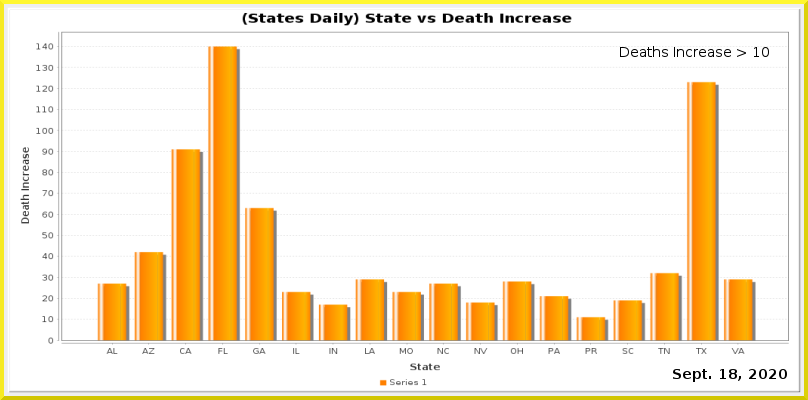
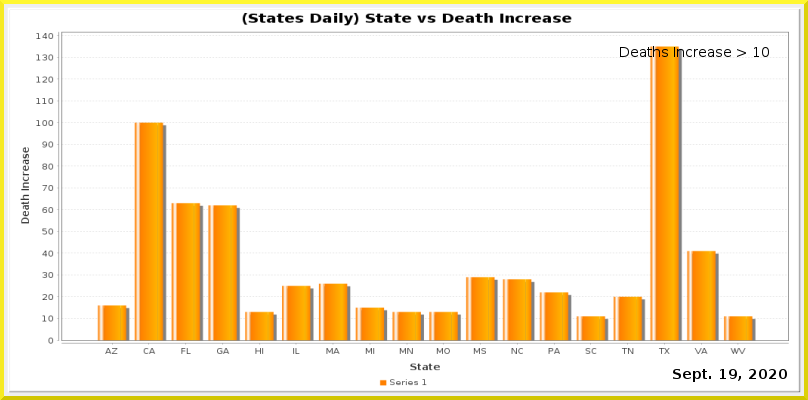
Layers edited between the first and the second 808 × 400 image:
painted on "Current Date" over [729, 369, 737, 379]
painted on "Date_vs_TestIncrease.png" over [36, 33, 789, 354]
